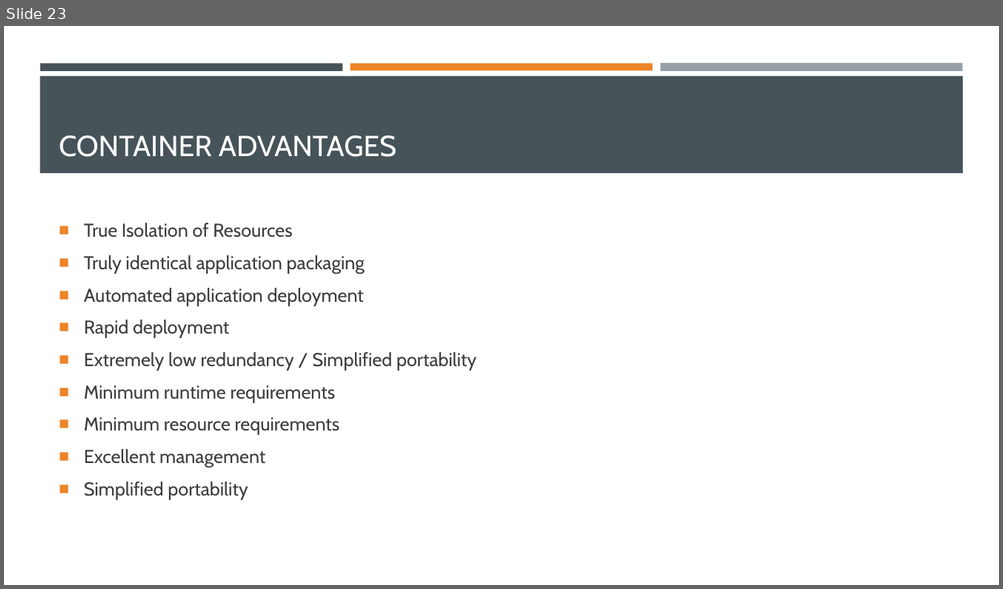
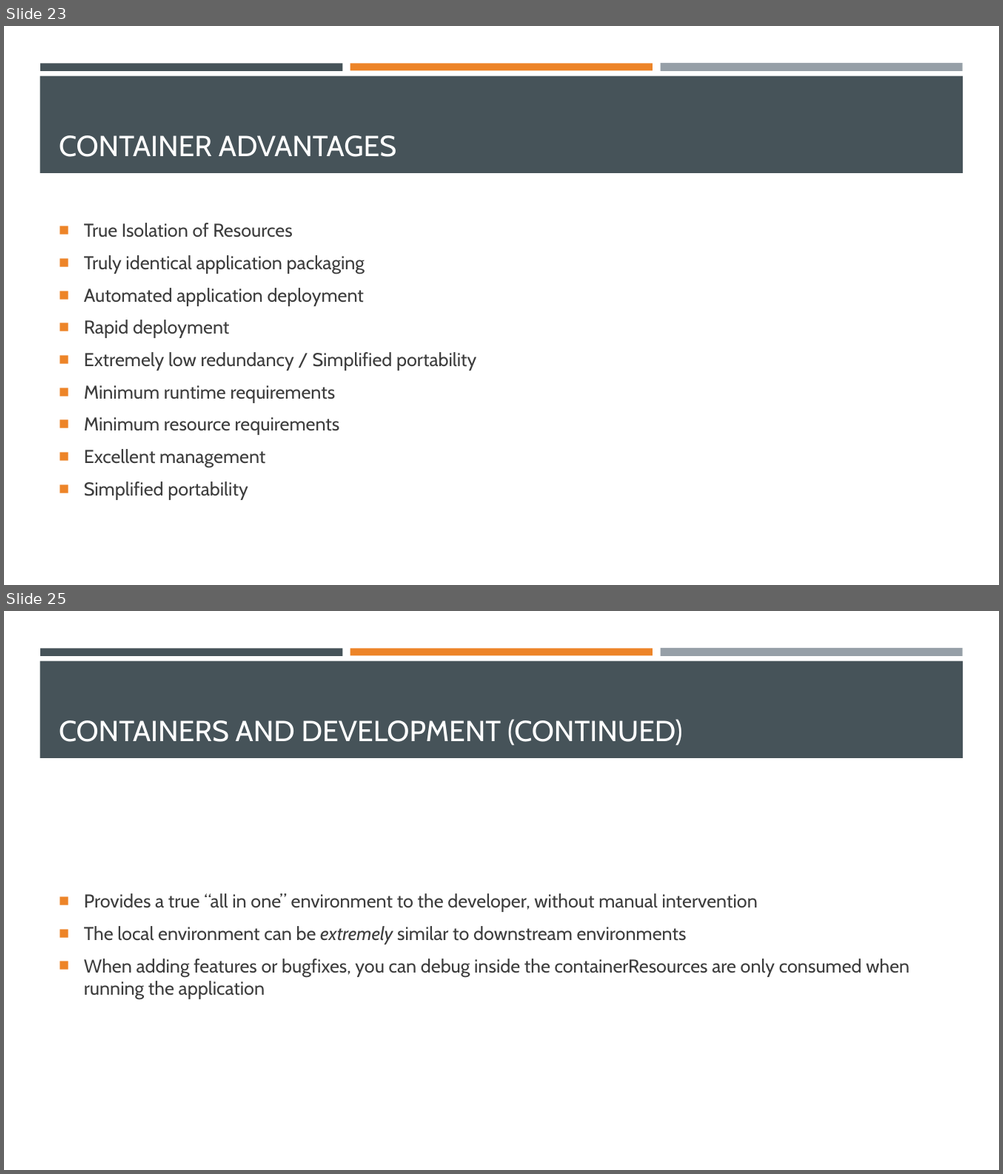
Before and after one commit to EnterpriseProductsLP/introduction-to-docker, a slide deck: presentation/presentation.pptx. Shown one above the other, each under a label of ours: slide 23 before the commit, slides 23 and 25 after it; the slides between them are not shown. The pictures are 1003x589 and 1003x1174 pixels, drawn with LibreOffice and Linux fonts; fonts in the diff are those of the drawing. Boxes give left, top, right and bottom in pixels: in the first picture for what was removed or moved away, otherwise in the second. Text is boxed around its words. In the diff, an @@ line names an element or a change of style, - is before the commit and + after.

Commit message:
Finished up the containers details section.

```diff
--- a/presentation/presentation.pptx
+++ b/presentation/presentation.pptx
@@ slide 25 added at (4, 611, 999, 1170), background #FFFFFF; not listed: 4 template elements that a slide beside it also shows @@
@@ title added at (59, 719, 682, 746), 28 pt, text #FFFFFF @@
+CONTAINERS AND DEVELOPMENT (CONTINUED)
@@ text added at (84, 894, 909, 999), 18 pt, text #3D3D3D @@
+■ Provides a true “all in one” environment to the developer, without manual intervention
+■ The local environment can be extremely similar to downstream environments
+■ When adding features or bugfixes, you can debug inside the containerResources are only consumed when running the application
```
Also in this commit, not shown: 3 other slides added.
